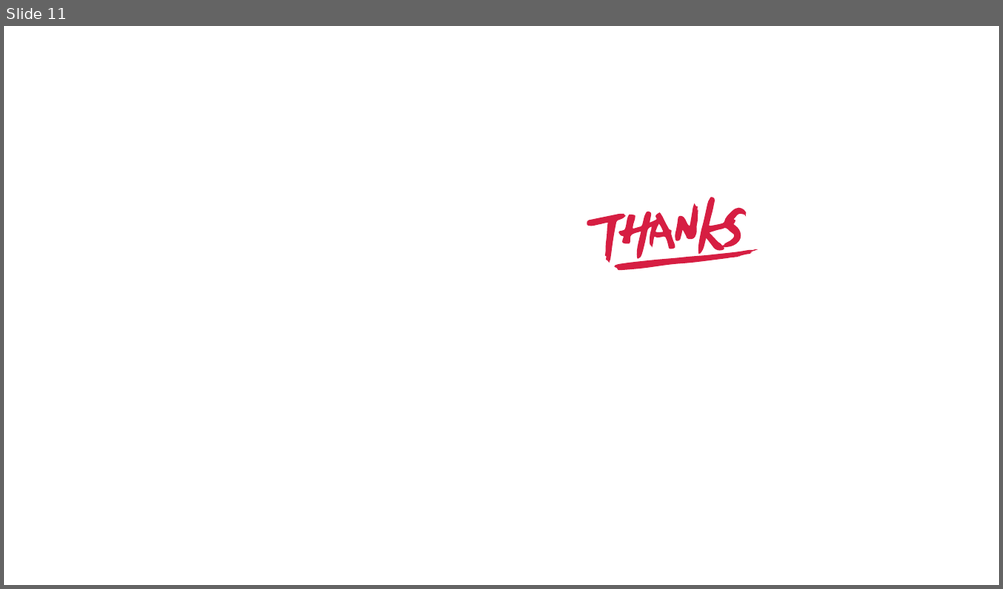
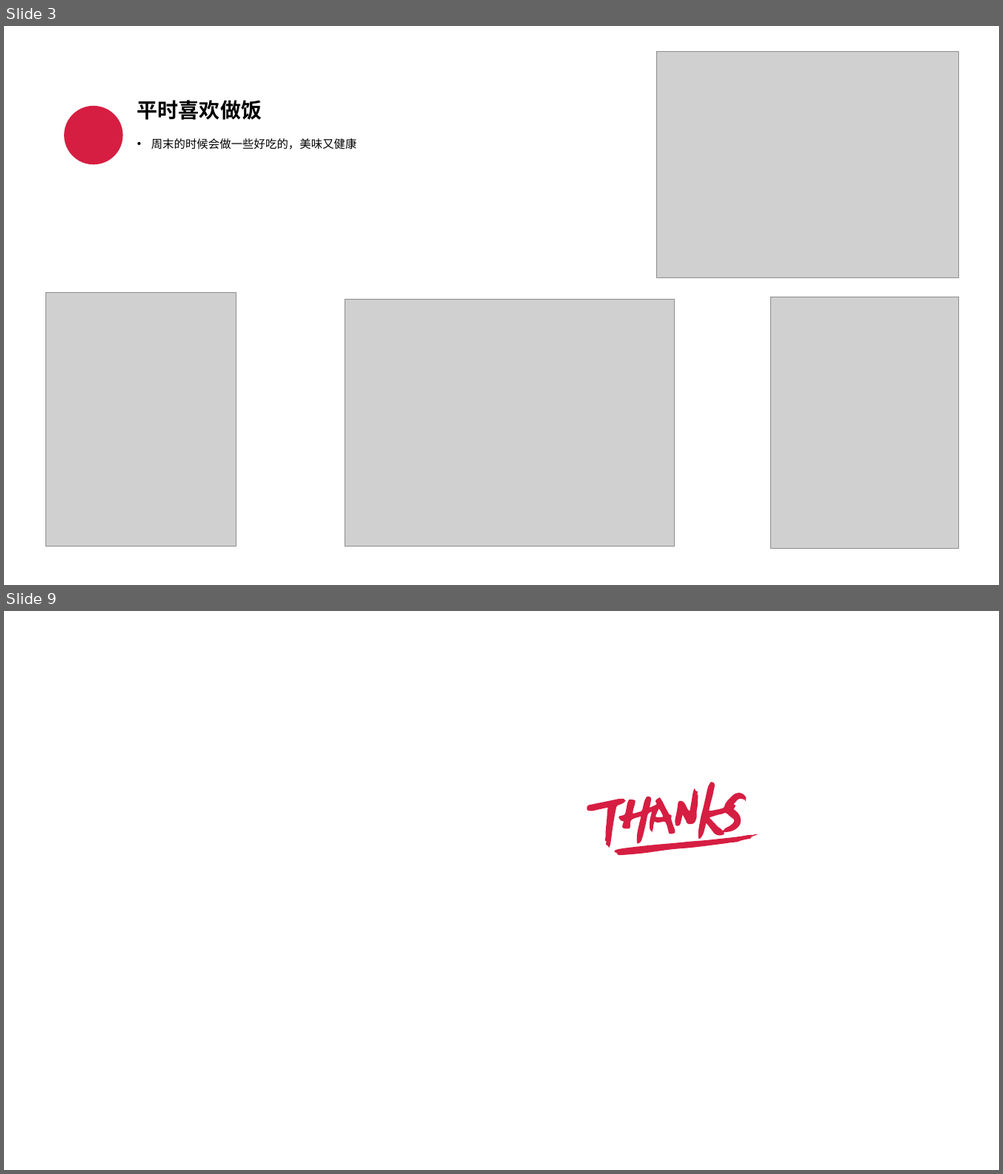
Before and after one commit to zyhahaha/note, a slide deck: share/个人简介.pptx. Shown one above the other, each under a label of ours: slide 11 before the commit, slides 3 and 9 after it; the slides between them are not shown. The pictures are 1003x589 and 1003x1174 pixels, drawn with LibreOffice and Linux fonts; fonts in the diff are those of the drawing; grey boxes stand for pictures; background and template pictures are left out. Boxes give left, top, right and bottom in pixels: in the first picture for what was removed or moved away, otherwise in the second. Text is boxed around its words. In the diff, an @@ line names an element or a change of style, - is before the commit and + after.

```diff
--- a/share/个人简介.pptx
+++ b/share/个人简介.pptx
@@ slide 3 added at [4, 26, 999, 585], background #FFFFFF @@
@@ picture added at [657, 51, 959, 278] @@
@@ ellipse added at [64, 106, 122, 165], fill #D61E42 @@
@@ text added at [137, 100, 262, 120], 20 pt, text #000000, bold @@
+平时喜欢做饭
@@ text added at [151, 138, 357, 150], 11 pt, text #000000 @@
+• 周末的时候会做一些好吃的，美味又健康
@@ picture added at [45, 293, 236, 547] @@
@@ picture added at [344, 300, 674, 548] @@
@@ picture added at [770, 298, 959, 549] @@
@@ what was slide 11 is now slide 9 @@
```
Also in this commit, not shown: 3 slides changed, 4 other slides added, 7 slides removed, 3 other files.
